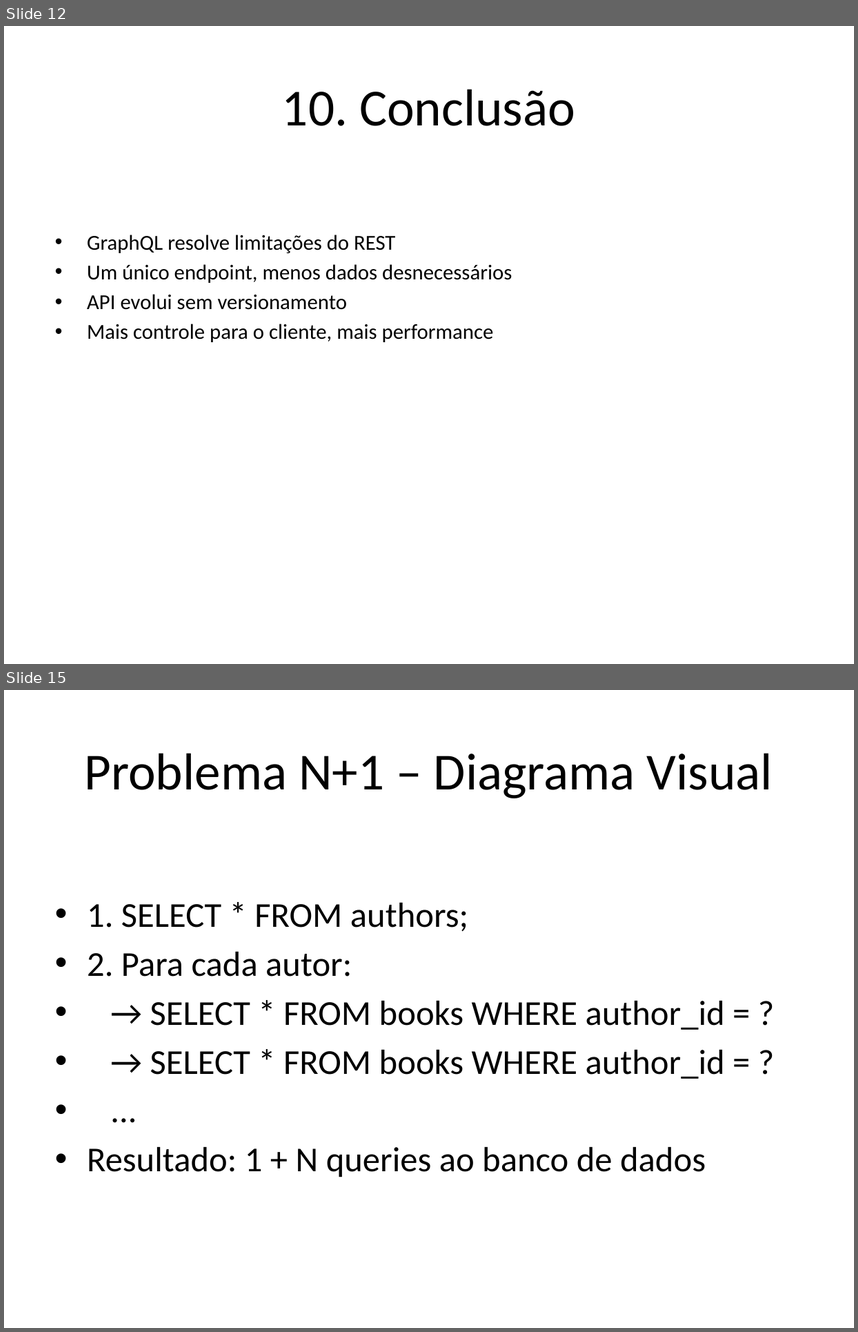
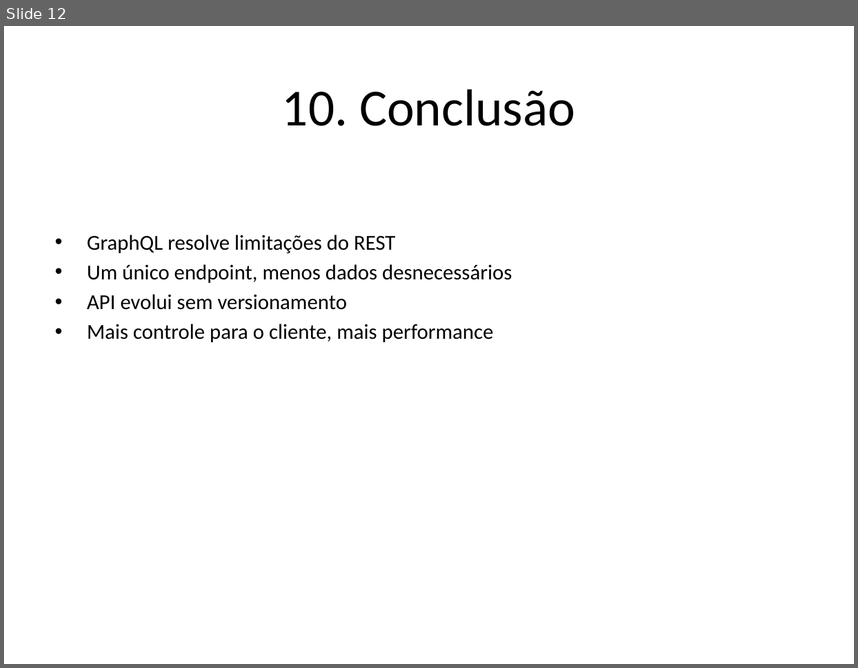
Before and after one commit to pedrobvferreira/graphql, a slide deck: presentation_pt.pptx. Shown one above the other, each under a label of ours: slides 12 and 15 before the commit, slide 12 after it; the slides between them are not shown. The pictures are 858x1332 and 858x668 pixels, drawn with LibreOffice and Linux fonts; fonts in the diff are those of the drawing. Boxes give left, top, right and bottom in pixels: in the first picture for what was removed or moved away, otherwise in the second. Text is boxed around its words. In the diff, an @@ line names an element or a change of style, - is before the commit and + after.

```diff
--- a/presentation_pt.pptx
+++ b/presentation_pt.pptx
@@ slide 15 removed at (4, 690, 854, 1328), background #FFFFFF @@
@@ title removed at (84, 753, 773, 798) @@
-Problema N+1 – Diagrama Visual
@@ text removed at (87, 903, 725, 1176) @@
-• 1. SELECT * FROM authors;
-• 2. Para cada autor:
-• → SELECT * FROM books WHERE author_id = ?
-• → SELECT * FROM books WHERE author_id = ?
-• ...
-• Resultado: 1 + N queries ao banco de dados
```
Also in this commit, not shown: 6 slides changed, 2 other slides removed.
